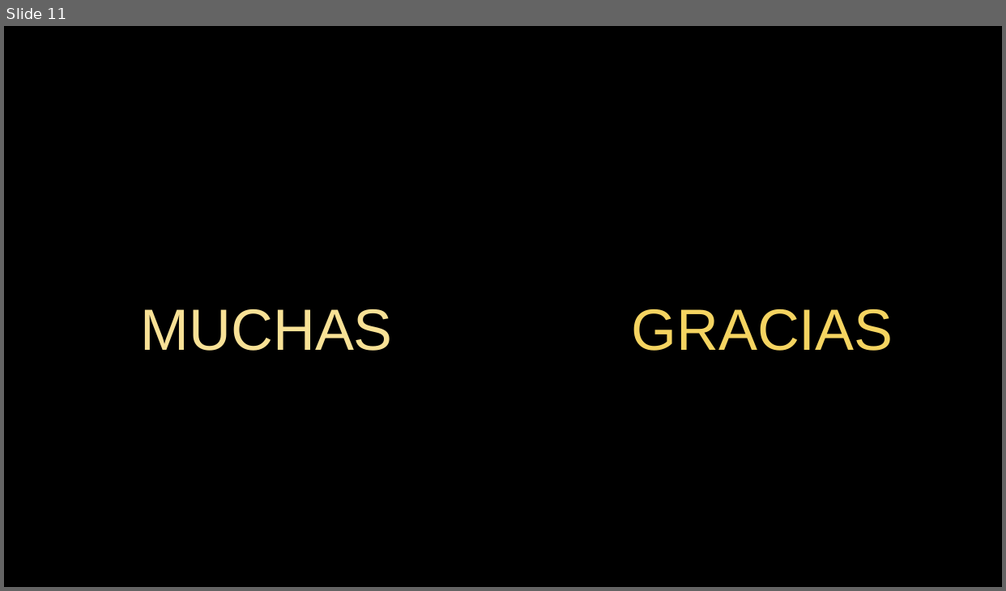
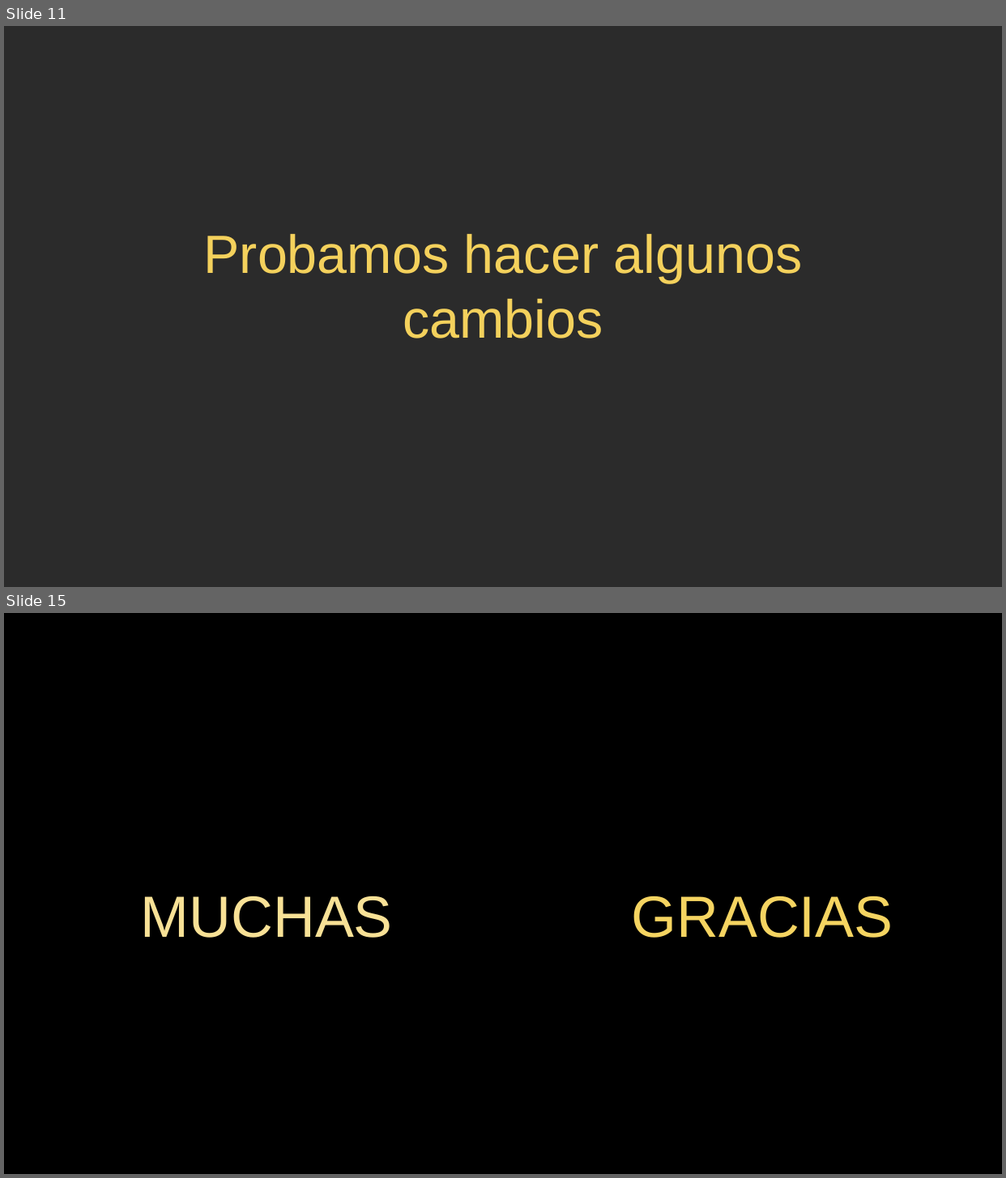
Before and after one commit to ProfeSantiago/dotNetCore, a slide deck: 13) .Net MAUI/Primer App MAUI Blazor Híbrida (2024).pptx. Shown one above the other, each under a label of ours: slide 11 before the commit, slides 11 and 15 after it; the slides between them are not shown. The pictures are 1006x591 and 1006x1178 pixels, drawn with LibreOffice and Linux fonts; fonts in the diff are those of the drawing; background and template pictures are left out; a plain dark background stands for a picture behind light text. Boxes give left, top, right and bottom in pixels: in the first picture for what was removed or moved away, otherwise in the second. Text is boxed around its words. In the diff, an @@ line names an element or a change of style, - is before the commit and + after.

```diff
--- a/13) .Net MAUI/Primer App MAUI Blazor Híbrida (2024).pptx
+++ b/13) .Net MAUI/Primer App MAUI Blazor Híbrida (2024).pptx
@@ slide 11 added at (4,26,1002,587), background picture (left out) @@
@@ text added at (204,234,803,339), 103.6 pt, text #F4D15C @@
+Probamos hacer algunos cambios
@@ what was slide 11 is now slide 15 @@
```
Also in this commit, not shown: 3 other slides added, 32 other files.
